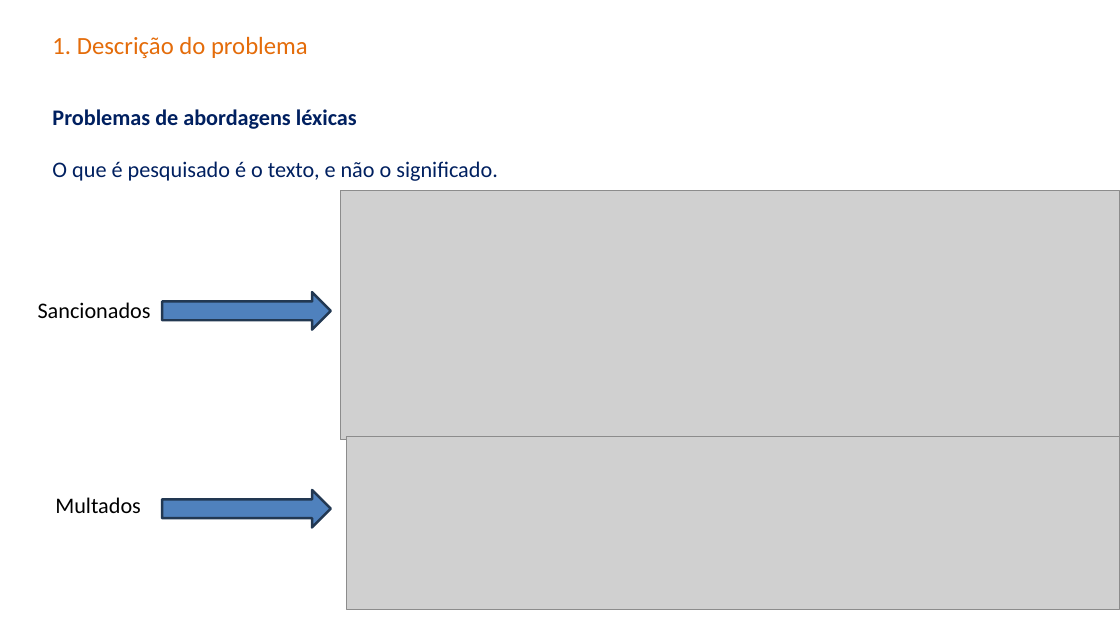
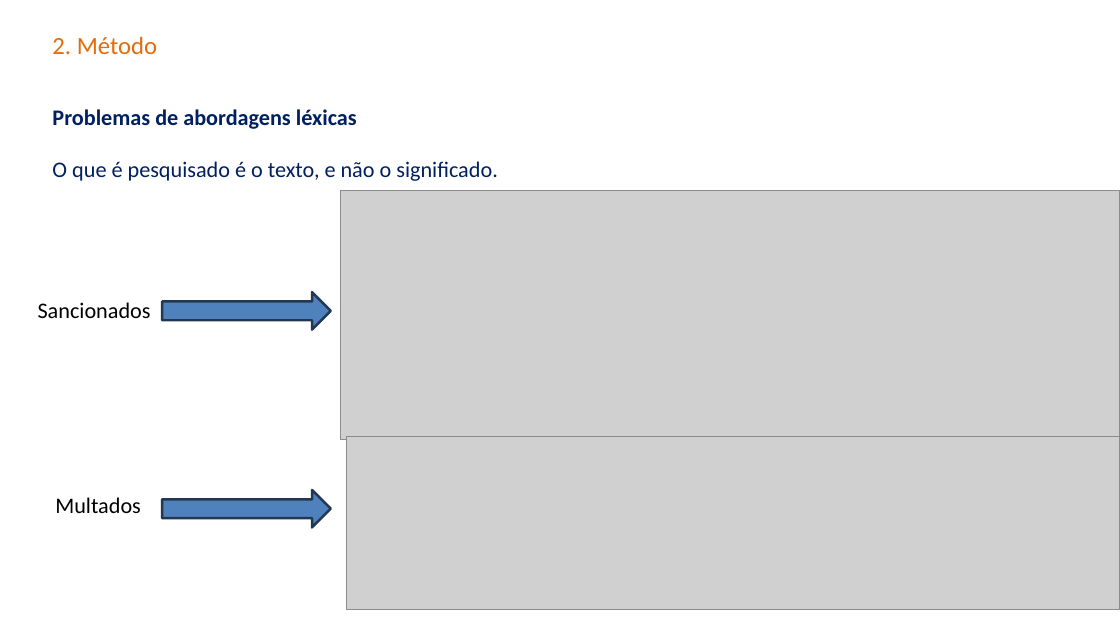
Before and after one commit to carisio/juris_tcu_expansao_doc, a slide deck: slide 10 of projeto_final/Apresentação.pptx (slide 11 before the commit). Drawn at 1120x630 pixels with LibreOffice and Linux fonts; fonts in the diff are those of the drawing; grey boxes stand for pictures; background and template pictures are left out. Boxes give left, top, right and bottom in pixels: in the first picture for what was removed or moved away, otherwise in the second. Text is boxed around its words. In the diff, an @@ line names an element or a change of style, - is before the commit and + after.

```diff
--- a/projeto_final/Apresentação.pptx
+++ b/projeto_final/Apresentação.pptx
@@ title at box(52, 37, 157, 54): text changed @@
-1. Descrição do problema
+2. Método
```
Also in this commit, not shown: 16 other slides changed, 1 slide added, 1 slide removed, 1 other file.
